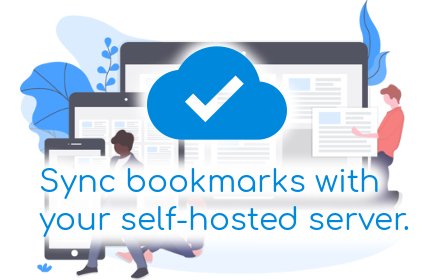
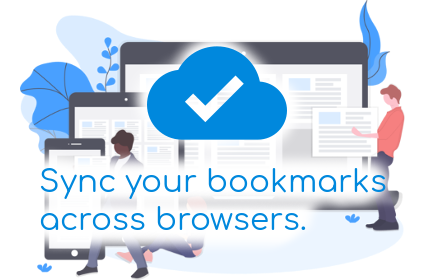
Revision of a layered 440x280 image; what changed, layer by layer:
renamed "Sync bookmarks with your self-..." to "Sync your bookmarks across bro...", painted on it over [39, 168, 409, 237]
painted on "Layer" over [262, 192, 409, 252]
